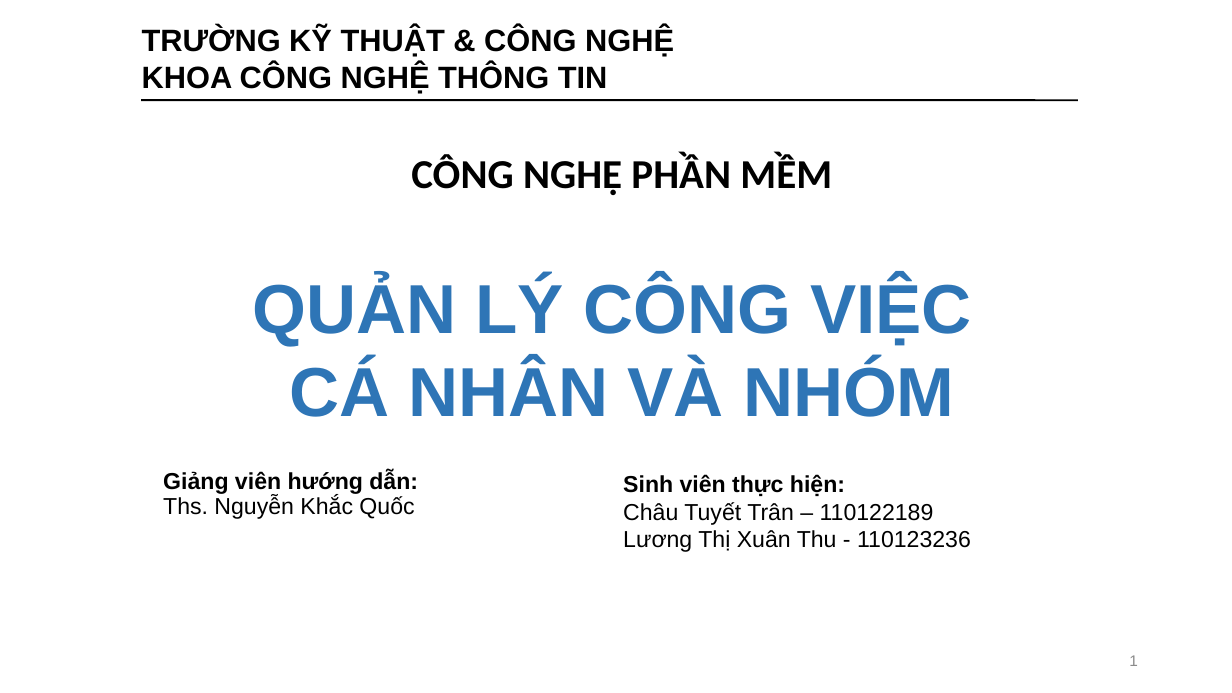
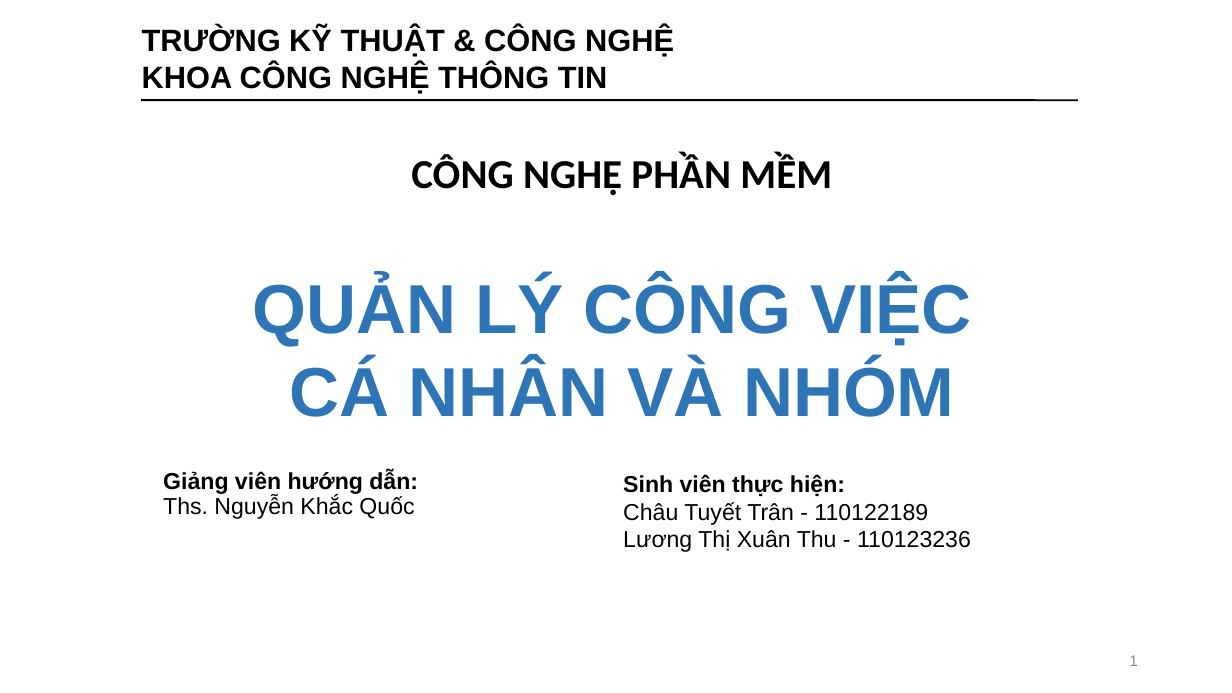
Before and after one commit to chautuyettran/CNPM-nhom17, a slide deck: slide 1 of nhom17.pptx. Drawn at 1232x693 pixels with LibreOffice and Linux fonts; fonts in the diff are those of the drawing; background and template pictures are left out. Boxes give left, top, right and bottom in pixels: in the first picture for what was removed or moved away, otherwise in the second. Text is boxed around its words. In the diff, an @@ line names an element or a change of style, - is before the commit and + after.

```diff
--- a/nhom17.pptx
+++ b/nhom17.pptx
@@ text at box(623, 502, 928, 525): text changed @@
-Châu Tuyết Trân – 110122189
+Châu Tuyết Trân - 110122189
```
Also in this commit, not shown: 7 other slides changed, 10 slides added, 1 slide removed, 17 other files.
